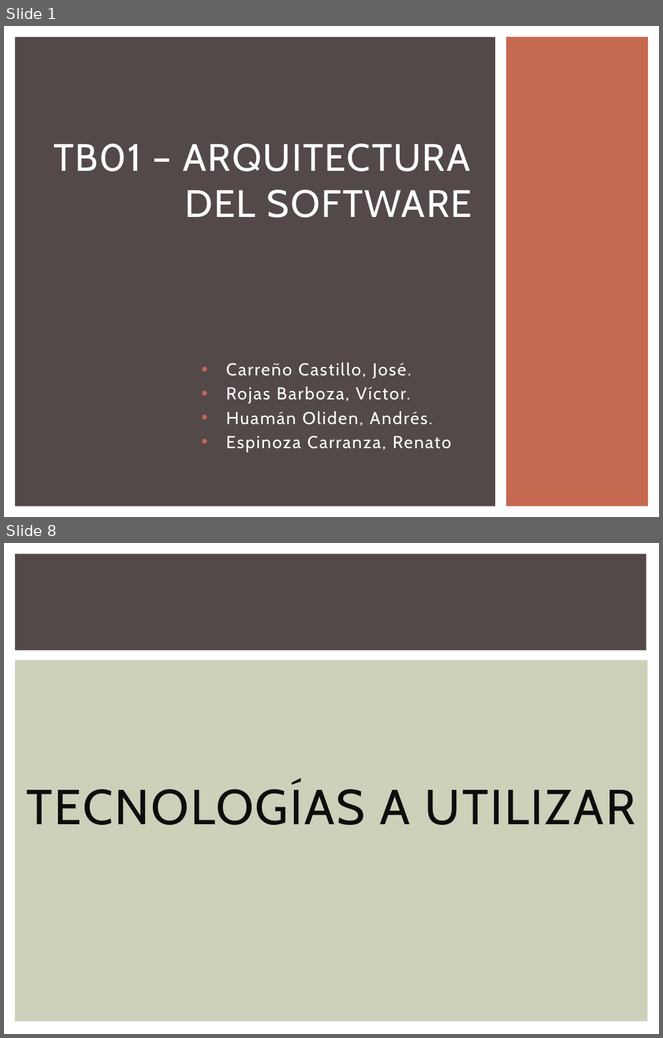
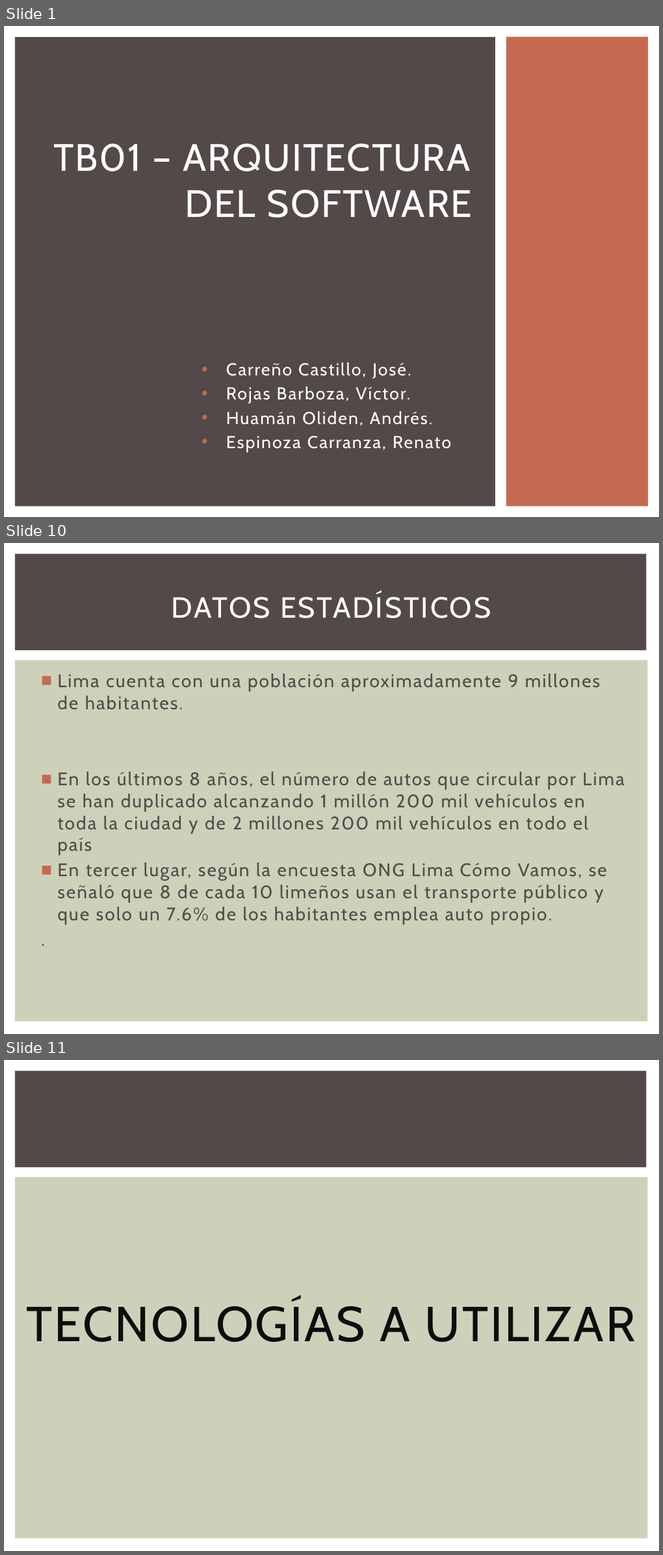
Before and after one commit to GesekCore/Arquitectura-de-Software-2015-01, a slide deck: PPT FINAL.pptx. Shown one above the other, each under a label of ours: slides 1 and 8 before the commit, slides 1, 10 and 11 after it; the slides between them are not shown. The pictures are 663x1038 and 663x1555 pixels, drawn with LibreOffice and Linux fonts; fonts in the diff are those of the drawing. Boxes give left, top, right and bottom in pixels: in the first picture for what was removed or moved away, otherwise in the second. Text is boxed around its words. In the diff, an @@ line names an element or a change of style, - is before the commit and + after.

```diff
--- a/PPT FINAL.pptx
+++ b/PPT FINAL.pptx
@@ slide 10 added at bbox=[4, 543, 659, 1034], background #FFFFFF; not listed: 2 template elements that a slide beside it also shows @@
@@ title added at bbox=[172, 593, 491, 618], 32 pt, text #FFFFFF @@
+DATOS ESTADÍSTICOS
@@ text added at bbox=[57, 674, 624, 925], 20 pt, text #534949 @@
+■ Lima cuenta con una población aproximadamente 9 millones de habitantes.
+■ En los últimos 8 años, el número de autos que circular por Lima se han duplicado alcanzando 1 millón 200 mil vehículos en toda la ciudad y de 2 millones 200 mil vehículos en todo el país
+■ En tercer lugar, según la encuesta ONG Lima Cómo Vamos, se señaló que 8 de cada 10 limeños usan el transporte público y que solo un 7.6% de los habitantes emplea auto propio.
+.
@@ what was slide 8 is now slide 11 @@
```
Also in this commit, not shown: 6 slides changed, 3 other slides added.
